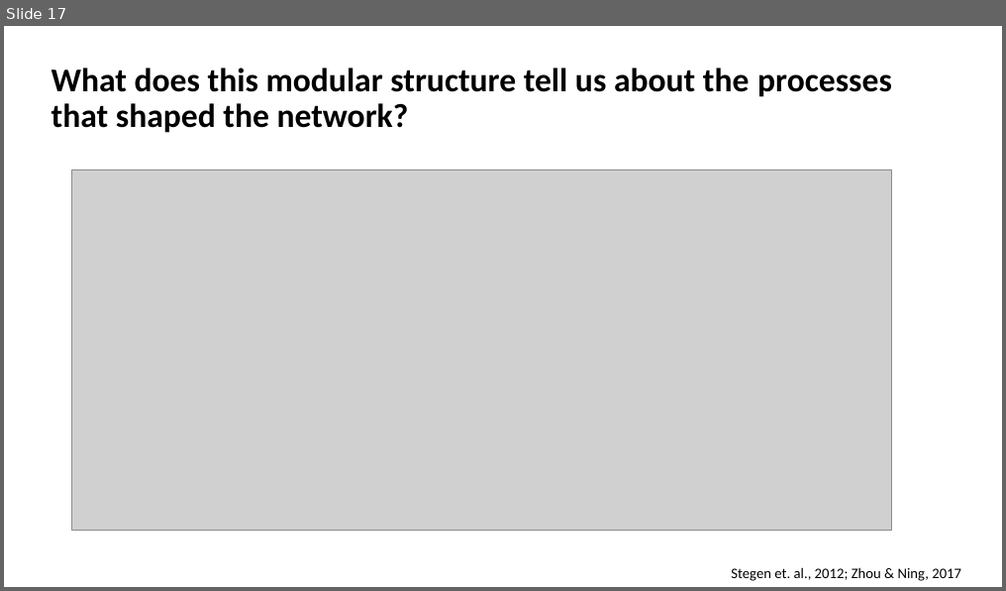
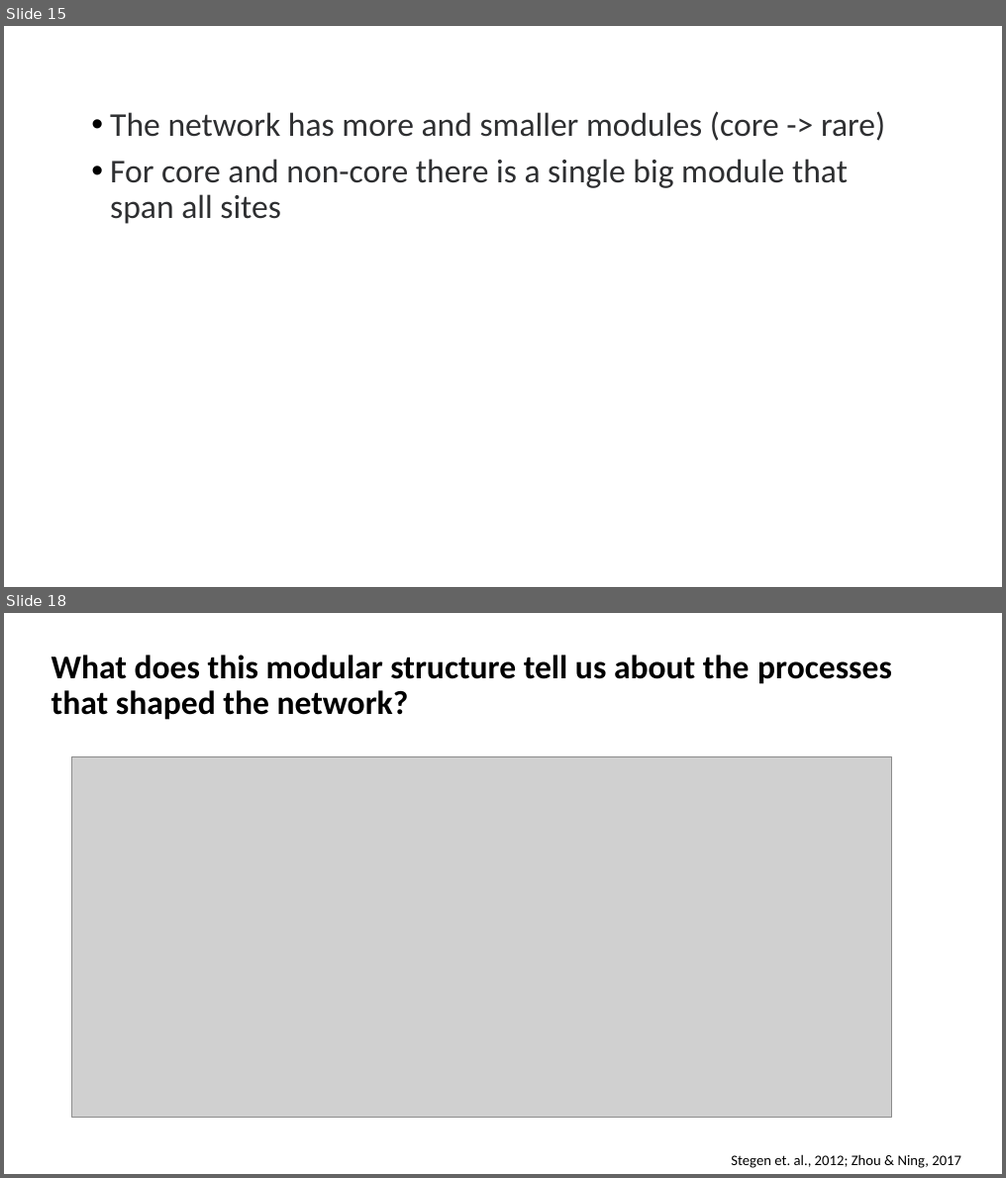
Before and after one commit to Ecological-Complexity-Lab/Microbiome_Structure_Madagascar, a slide deck: presentations/manuscript story.pptx. Shown one above the other, each under a label of ours: slide 17 before the commit, slides 15 and 18 after it; the slides between them are not shown. The pictures are 1006x591 and 1006x1178 pixels, drawn with LibreOffice and Linux fonts; fonts in the diff are those of the drawing; grey boxes stand for pictures. Boxes give left, top, right and bottom in pixels: in the first picture for what was removed or moved away, otherwise in the second. Text is boxed around its words. In the diff, an @@ line names an element or a change of style, - is before the commit and + after.

```diff
--- a/presentations/manuscript story.pptx
+++ b/presentations/manuscript story.pptx
@@ slide 15 added at [4,26,1002,587], background #FFFFFF @@
@@ text added at [110,111,885,224], 32 pt, text #2E2F31 @@
+• The network has more and smaller modules (core -> rare)
+• For core and non-core there is a single big module that span all sites
@@ what was slide 17 is now slide 18 @@
```
Also in this commit, not shown: 10 slides changed, 2 other slides added, 3 slides removed.
